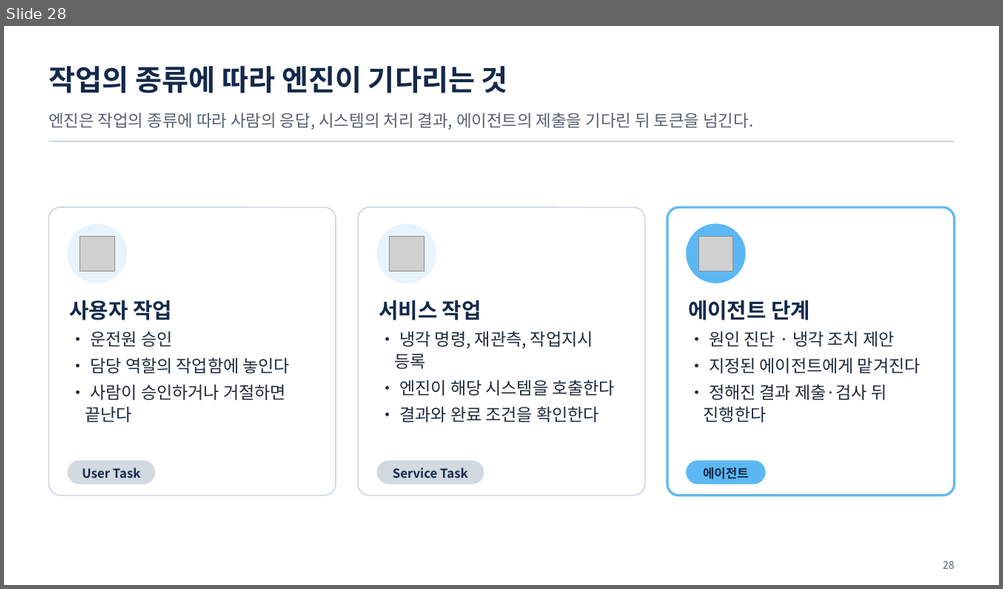
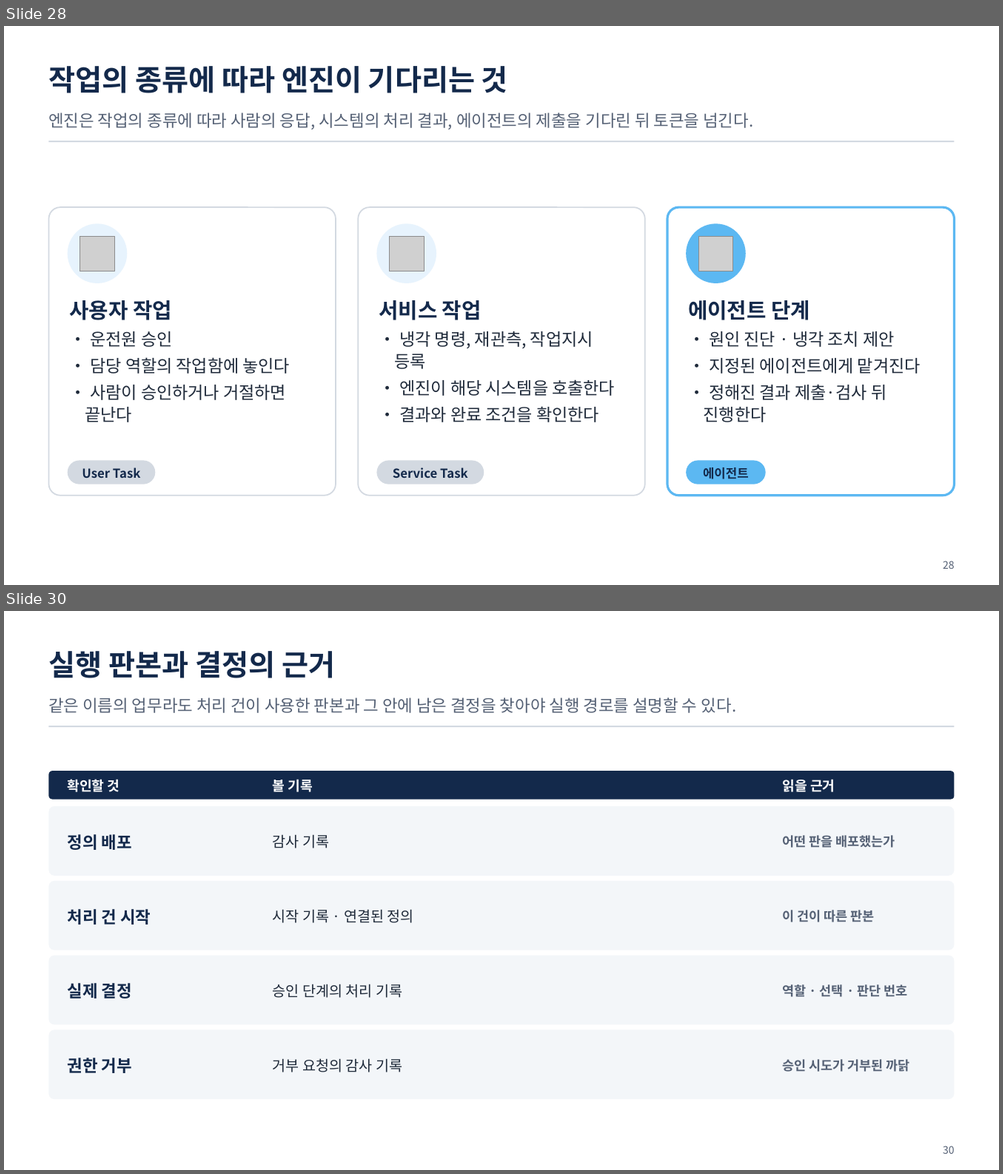
Before and after one commit to uengine-oss/hyd-iot-edu, a slide deck: workspace/강의제작/산출물/통합반/이론_오프라인/08회차/통합반_오프라인_08회차.pptx. Shown one above the other, each under a label of ours: slide 28 before the commit, slides 28 and 30 after it; the slides between them are not shown. The pictures are 1003x589 and 1003x1174 pixels, drawn with LibreOffice and Linux fonts; fonts in the diff are those of the drawing; grey boxes stand for pictures. Boxes give left, top, right and bottom in pixels: in the first picture for what was removed or moved away, otherwise in the second. Text is boxed around its words. In the diff, an @@ line names an element or a change of style, - is before the commit and + after.

Commit message:
통합반 현장 8회차 24~32장 실행 연결과 감사 기록의 화면·노트를 검토하고 현장 전용 네 장을 확정

```diff
--- a/workspace/강의제작/산출물/통합반/이론_오프라인/08회차/통합반_오프라인_08회차.pptx
+++ b/workspace/강의제작/산출물/통합반/이론_오프라인/08회차/통합반_오프라인_08회차.pptx
@@ slide 30 added at (4, 611, 999, 1170), background #FFFFFF @@
@@ text added at (48, 651, 335, 678), 28 pt, text #13294B, bold @@
+실행 판본과 결정의 근거
@@ text added at (48, 698, 736, 713), 16 pt, text #556175 @@
+같은 이름의 업무라도 처리 건이 사용한 판본과 그 안에 남은 결정을 찾아야 실행 경로를 설명할 수 있다.
@@ rectangle added at (48, 726, 954, 727), fill #D3D9E1 @@
@@ rounded rectangle added at (48, 771, 954, 799), fill #13294B @@
@@ text added at (68, 779, 120, 792), 13 pt, text #FFFFFF, bold @@
+확인할 것
@@ text added at (273, 779, 313, 792), 13 pt, text #FFFFFF, bold @@
+볼 기록
@@ text added at (782, 779, 834, 792), 13 pt, text #FFFFFF, bold @@
+읽을 근거
@@ rounded rectangle added at (48, 806, 954, 876), fill #F3F6F9 @@
@@ text added at (68, 834, 132, 850), 16 pt, text #13294B, bold @@
+정의 배포
@@ text added at (273, 834, 329, 849), 14 pt, text #1F2A3A @@
+감사 기록
@@ text added at (782, 835, 895, 848), 12.5 pt, text #556175, bold @@
+어떤 판을 배포했는가
@@ rounded rectangle added at (48, 881, 954, 951), fill #F3F6F9 @@
@@ text added at (68, 909, 151, 925), 16 pt, text #13294B, bold @@
+처리 건 시작
@@ text added at (273, 909, 414, 923), 14 pt, text #1F2A3A @@
+시작 기록 · 연결된 정의
@@ text added at (782, 910, 874, 923), 12.5 pt, text #556175, bold @@
+이 건이 따른 판본
@@ rounded rectangle added at (48, 956, 954, 1025), fill #F3F6F9 @@
@@ text added at (68, 983, 132, 999), 16 pt, text #13294B, bold @@
+실제 결정
@@ text added at (273, 984, 402, 998), 14 pt, text #1F2A3A @@
+승인 단계의 처리 기록
@@ text added at (782, 985, 907, 997), 12.5 pt, text #556175, bold @@
+역할 · 선택 · 판단 번호
@@ rounded rectangle added at (48, 1031, 954, 1099), fill #F3F6F9 @@
@@ text added at (68, 1058, 132, 1073), 16 pt, text #13294B, bold @@
+권한 거부
@@ text added at (273, 1059, 402, 1073), 14 pt, text #1F2A3A @@
+거부 요청의 감사 기록
@@ text added at (782, 1059, 910, 1072), 12.5 pt, text #556175, bold @@
+승인 시도가 거부된 까닭
@@ text added at (942, 1146, 954, 1154), 10 pt, text #556175 @@
+30
```
Also in this commit, not shown: 10 slides changed, 1 other slide added, 7 other files.
